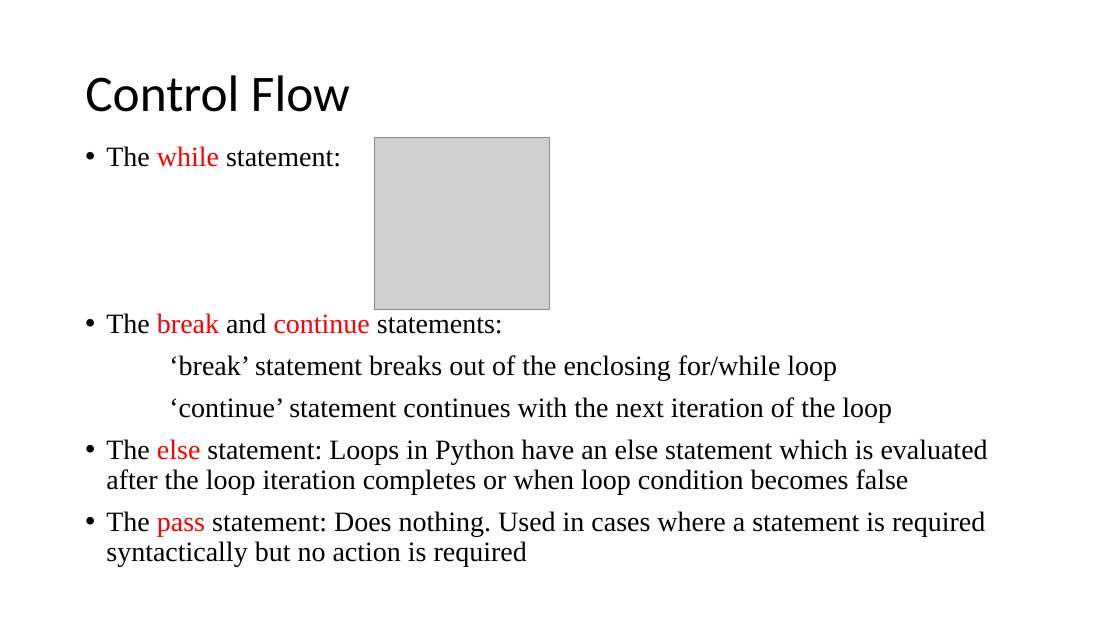
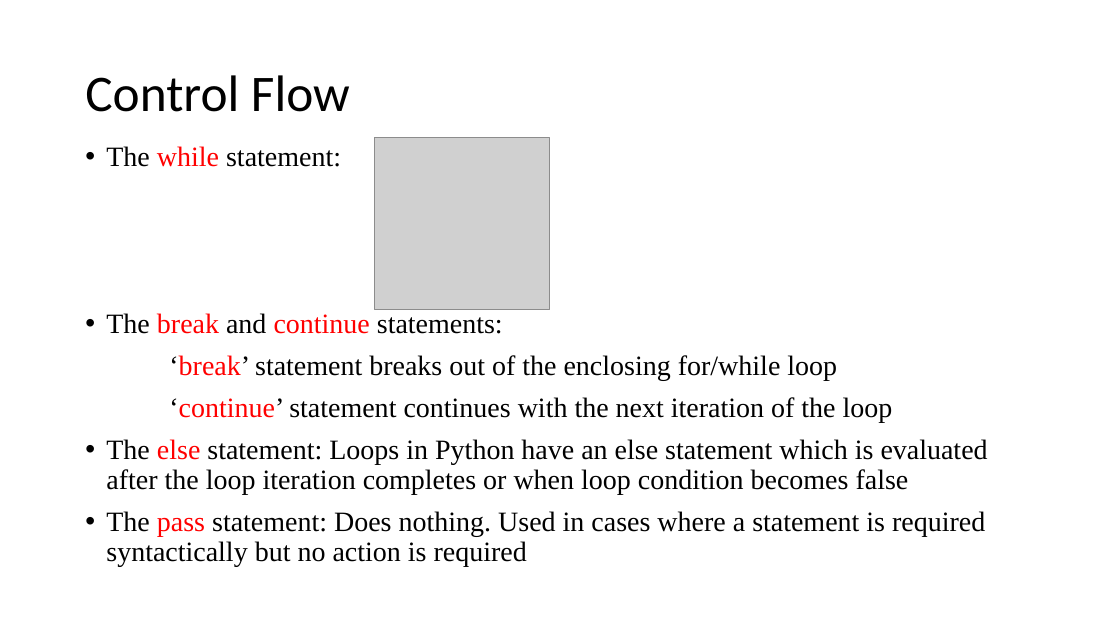
Before and after one commit to ndeshpa/Bootcamp, a slide deck: slide 13 of lecture/Python Programing.pptx (slide 18 before the commit). Drawn at 1120x630 pixels with LibreOffice and Linux fonts; fonts in the diff are those of the drawing; grey boxes stand for pictures. Boxes give left, top, right and bottom in pixels: in the first picture for what was removed or moved away, otherwise in the second. Text is boxed around its words. In the diff, an @@ line names an element or a change of style, - is before the commit and + after.

```diff
--- a/lecture/Python Programing.pptx
+++ b/lecture/Python Programing.pptx
@@ text at <box>169,355,893,423</box>: text colour #000000 to #FF0000 in "‘break’", "‘continue’" @@
```
Also in this commit, not shown: 12 other slides changed, 3 slides added, 2 other files.
